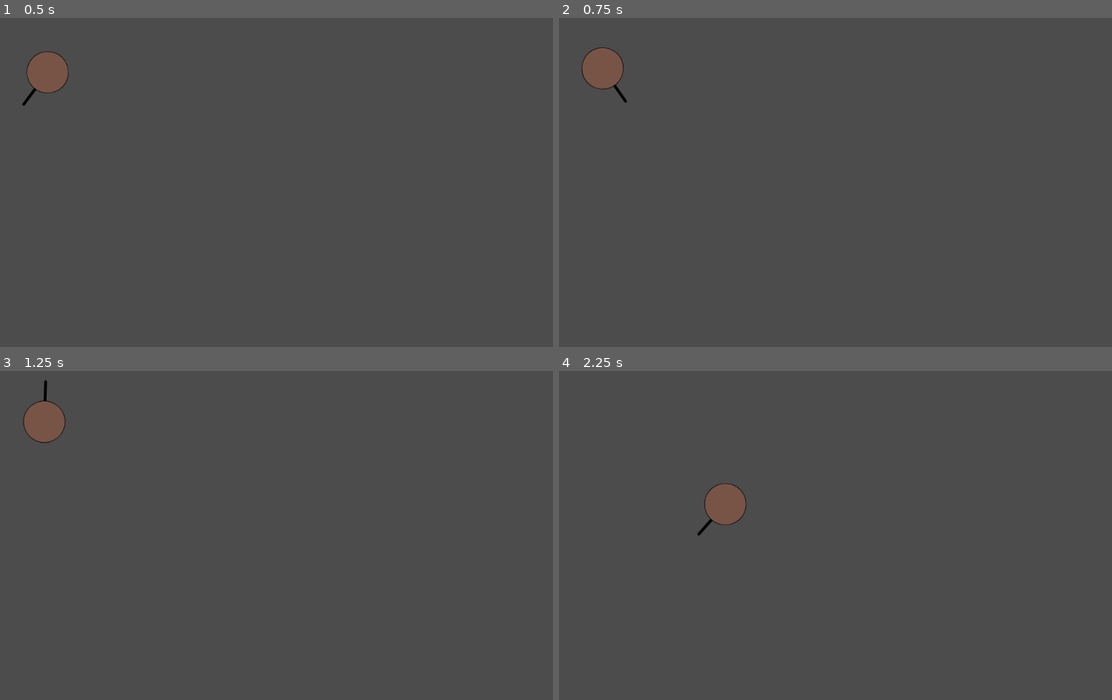
Above: before the commit, frames 1-4 (two rows, left to right).
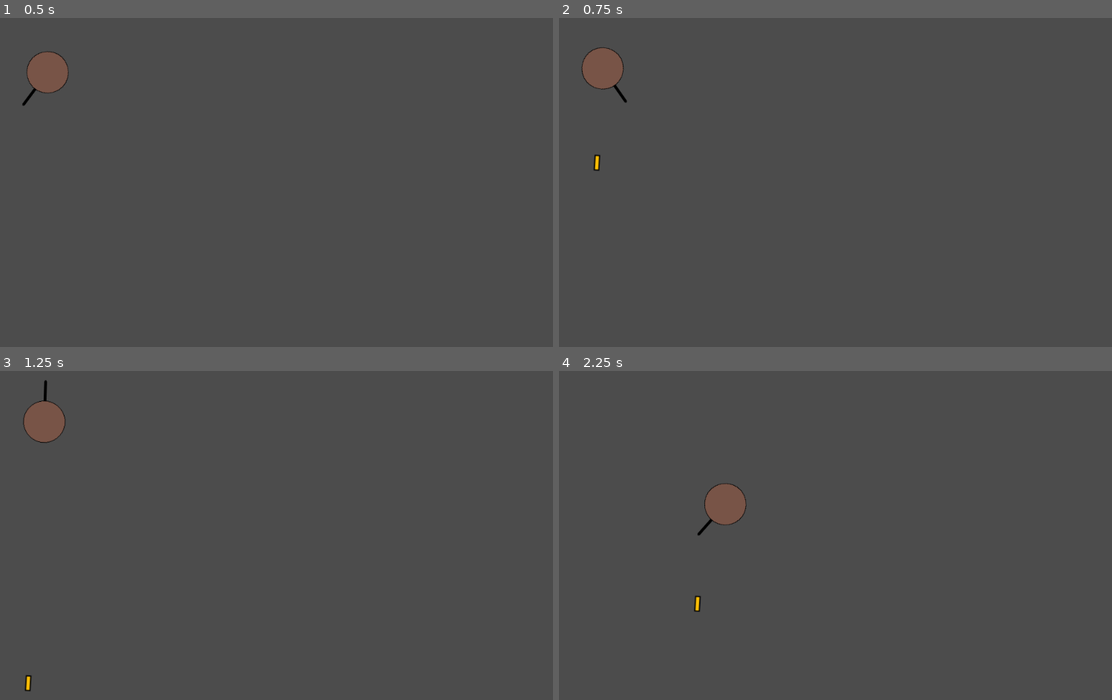
Above: after the commit, the same moments.

Repository: michalbie/Spinningeddon
Game: Godot game, scene res://Scenes/Main.tscn
The game is run twice, just before and just after one commit, with the same random seed, the same clock (stepped at 60 frames per second) and the same inputs.
Inputs (mouse positions are in pixels of both pictures, inside the frame that each line leads up to):
- Up to frame 1 (0.5 s): no input
- Up to frame 2 (0.75 s): move the mouse to (608, 73) at 0.52 s; click (608, 73) at 0.6 s
- Up to frame 3 (1.25 s): no input
- Up to frame 4 (2.25 s): move the mouse to (730, 555) at 1.27 s; right-click (730, 555) at 1.35 s; click (730, 555) at 1.55 s; move the mouse to (901, 466) at 2.02 s; click (901, 466) at 2.1 s

Frame 1 is identical in both runs. In frame 2, less than 0.1% of the frame differs, in the area x 6-8%, y 41-47%; in frame 3, less than 0.1%, in the area x 4-6%, y 92-98%; in frame 4, less than 0.1%.

Commit message:
Add bullet and shooting prototypes
Added bullet, player shooting and healthPoints (when bullet touches us we lose hp)

Diff:
--- /dev/null
+++ b/Entities/Bullet/Bullet.gd
@@ -0,0 +1,24 @@
+extends KinematicBody2D
+
+var speed
+var damage
+var velocity = Vector2()
+var rotation_angle
+var parent_name
+
+func init(sp, dmg, vel, rot, par_name):
+	speed = sp
+	damage = dmg
+	velocity = vel
+	$Sprite.rotate(rot)
+	parent_name = par_name
+
+func _process(delta):
+	var collision = move_and_collide(velocity * speed * delta)
+	if collision:
+		if "Player" in collision.collider.get_name():
+			collision.collider.got_shot(damage)
+
+
+func Bullet_exited_screen():
+	queue_free()
--- /dev/null
+++ b/Entities/Bullet/Bullet.tscn
@@ -0,0 +1,23 @@
+[gd_scene load_steps=4 format=2]
+
+[ext_resource path="res://Entities/Bullet/assets/bullet.png" type="Texture" id=1]
+[ext_resource path="res://Entities/Bullet/Bullet.gd" type="Script" id=2]
+
+[sub_resource type="RectangleShape2D" id=1]
+extents = Vector2( 5.67811, 13.9061 )
+
+[node name="Bullet" type="KinematicBody2D"]
+script = ExtResource( 2 )
+
+[node name="Sprite" type="Sprite" parent="."]
+scale = Vector2( 2, 2 )
+texture = ExtResource( 1 )
+
+[node name="CollisionShape2D" type="CollisionShape2D" parent="."]
+position = Vector2( 0.7547, 0 )
+shape = SubResource( 1 )
+
+[node name="VisibilityNotifier2D" type="VisibilityNotifier2D" parent="."]
+position = Vector2( 0.729971, 0.583977 )
+scale = Vector2( 0.48902, 1.35039 )
+[connection signal="screen_exited" from="VisibilityNotifier2D" to="." method="Bullet_exited_screen"]
--- a/Entities/Character/Character.gd
+++ b/Entities/Character/Character.gd
@@ -1,9 +1,14 @@
 extends KinematicBody2D
+
+var Bullet = preload("res://Entities/Bullet/Bullet.tscn")
 
 export (int) var move_speed
 export (String) var character_class
 export (float) var rotate_cooldown
 export (int) var rotate_speed
+export (float) var hp
+export (int) var bullet_speed
+export (int) var bullet_damage
 
 var rotate_direction = -1  #1 = right, -1 = left
 var can_rotate = true
@@ -21,6 +26,9 @@
 		can_rotate = false
 		$RotateCooldown.start(rotate_cooldown)
 
+	if Input.is_action_just_pressed("shoot"):
+		shoot()
+
 func move(delta):
 	if !inside_standing_circle:
 		var direction = get_viewport().get_mouse_position() - position
@@ -29,6 +37,20 @@
 
 func rotate_player(delta):
 	$Body.rotate(rotate_direction * rotate_speed * delta)
+
+func shoot():
+	var bullet = Bullet.instance()
+	bullet.global_position = get_node("Body/Rifle/Bullet_spawn").global_position
+	bullet.init(bullet_speed, bullet_damage, Vector2(0, -1).rotated($Body.rotation),
+				$Body.rotation, self.get_name())
+	get_parent().add_child(bullet)
+
+func got_shot(dmg):
+	if dmg >= hp:
+		hp = 0
+		queue_free()
+	else:
+		hp -= dmg
 
 
 func RotateCooldown_timeout():
--- a/Entities/Character/Character.tscn
+++ b/Entities/Character/Character.tscn
@@ -7,13 +7,16 @@
 move_speed = 300
 rotate_cooldown = 5.0
 rotate_speed = 5
+hp = 100.0
 bullet_speed = 600
-
-[node name="Rifle" type="Sprite" parent="."]
-
-[node name="Bullet_spawn" type="Node2D" parent="Rifle"]
+bullet_damage = 20
 
 [node name="Body" type="Sprite" parent="."]
+
+[node name="Rifle" type="Sprite" parent="Body"]
+show_behind_parent = true
+
+[node name="Bullet_spawn" type="Node2D" parent="Body/Rifle"]
 
 [node name="StandingCircle" type="Area2D" parent="Body"]
 
--- a/Entities/Character/Player/Player.tscn
+++ b/Entities/Character/Player/Player.tscn
@@ -16,13 +16,12 @@
 [node name="Body" parent="." index="0"]
 texture = ExtResource( 1 )
 
-[node name="Rifle" type="Sprite" parent="Body" index="0"]
-show_behind_parent = true
+[node name="Rifle" parent="Body" index="0"]
 scale = Vector2( 1, 1.5 )
 texture = ExtResource( 3 )
 
-[node name="Bullet_spawn" type="Node2D" parent="Body/Rifle" index="0"]
-position = Vector2( 0.902496, -55.7474 )
+[node name="Bullet_spawn" parent="Body/Rifle" index="0"]
+position = Vector2( 0, -66 )
 
 [node name="Shape2D" parent="Body/StandingCircle" index="0"]
 shape = SubResource( 1 )
--- a/project.godot
+++ b/project.godot
@@ -26,6 +26,11 @@
 "events": [ Object(InputEventMouseButton,"resource_local_to_scene":false,"resource_name":"","device":0,"alt":false,"shi …(212 unchanged characters)…
  ]
 }
+shoot={
+"deadzone": 0.5,
+"events": [ Object(InputEventMouseButton,"resource_local_to_scene":false,"resource_name":"","device":0,"alt":false,"shift":false,"control":false,"meta":false,"command":false,"button_mask":0,"position":Vector2( 0, 0 ),"global_position":Vector2( 0, 0 ),"factor":1.0,"button_index":1,"pressed":false,"doubleclick":false,"script":null)
+ ]
+}
 
 [rendering]
 
Binary file added: Entities/Bullet/assets/bullet.png
Not shown, added: Entities/Bullet/assets/bullet.png.import
